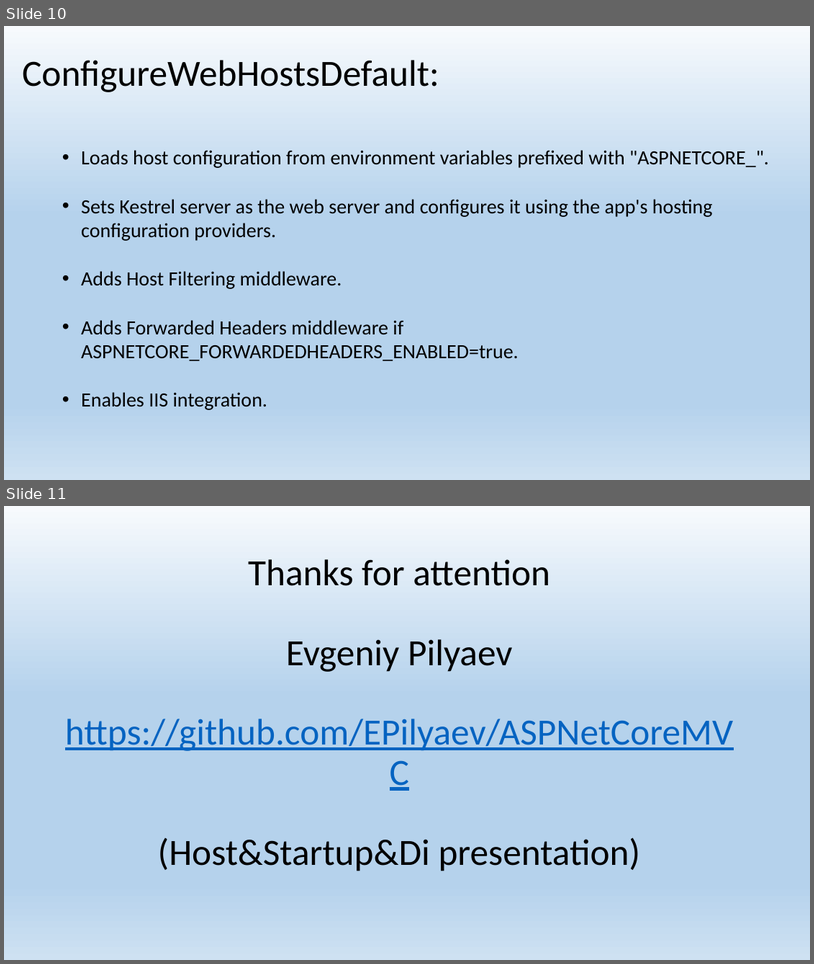
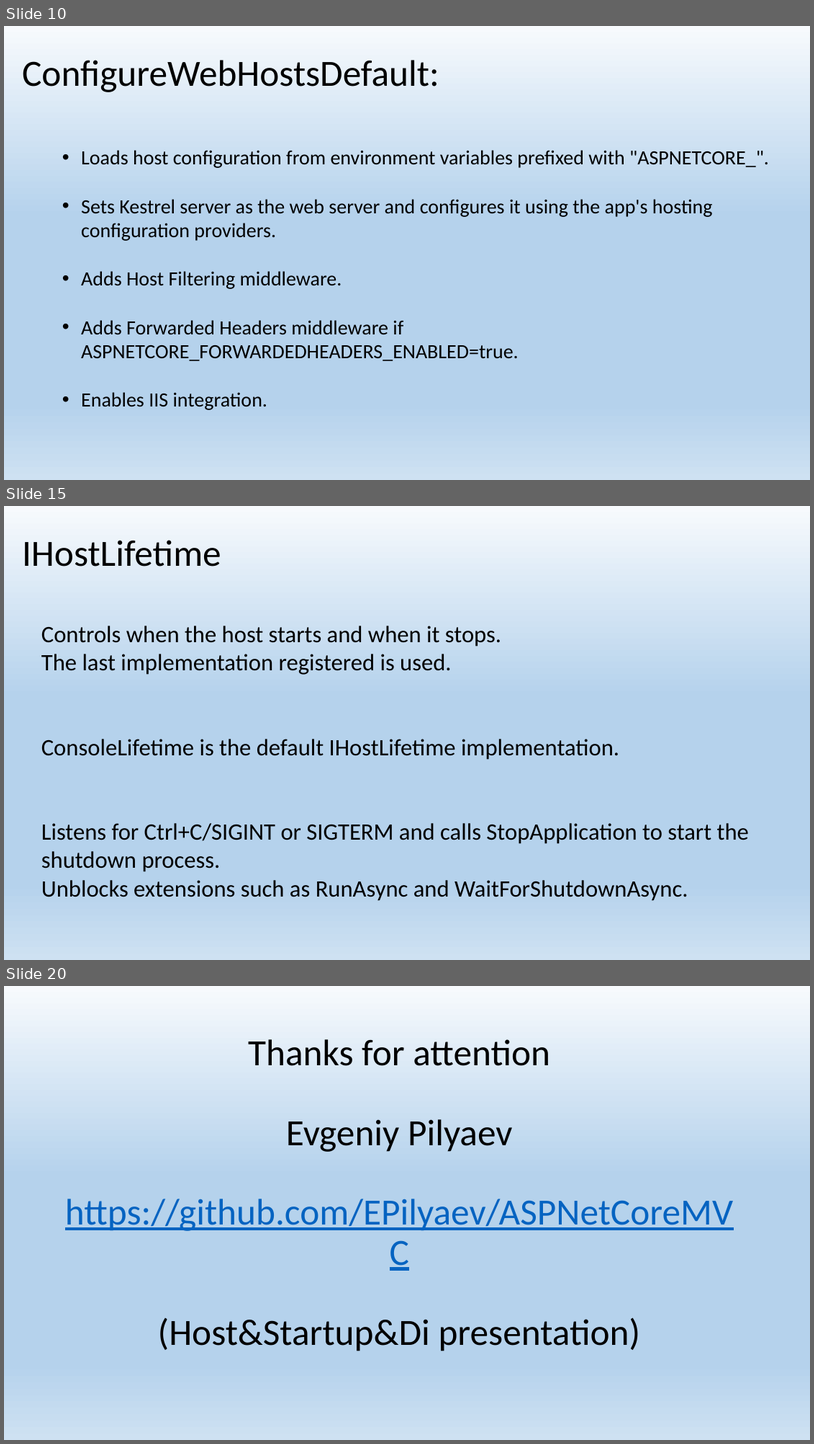
Before and after one commit to EPilyaev/ASPNetCoreMVC, a slide deck: Host&Startup&Di.pptx. Shown one above the other, each under a label of ours: slides 10 and 11 before the commit, slides 10, 15 and 20 after it; the slides between them are not shown. The pictures are 814x964 and 814x1444 pixels, drawn with LibreOffice and Linux fonts; fonts in the diff are those of the drawing. Boxes give left, top, right and bottom in pixels: in the first picture for what was removed or moved away, otherwise in the second. Text is boxed around its words. In the diff, an @@ line names an element or a change of style, - is before the commit and + after.

```diff
--- a/Host&Startup&Di.pptx
+++ b/Host&Startup&Di.pptx
@@ slide 15 added at (x1=4, y1=506, x2=810, y2=960), background gradient #F7FAFD to #B5D2EC to #CEE1F2 @@
@@ title added at (x1=22, y1=540, x2=221, y2=566), 44 pt, text #000000 @@
+IHostLifetime
@@ text added at (x1=41, y1=626, x2=749, y2=901), 28 pt, text #000000 @@
+Сontrols when the host starts and when it stops.
+The last implementation registered is used.
+ConsoleLifetime is the default IHostLifetime implementation.
+Listens for Ctrl+C/SIGINT or SIGTERM and calls StopApplication to start the shutdown process.
+Unblocks extensions such as RunAsync and WaitForShutdownAsync.
@@ what was slide 11 is now slide 20 @@
```
Also in this commit, not shown: 8 other slides added, 1 other file.
